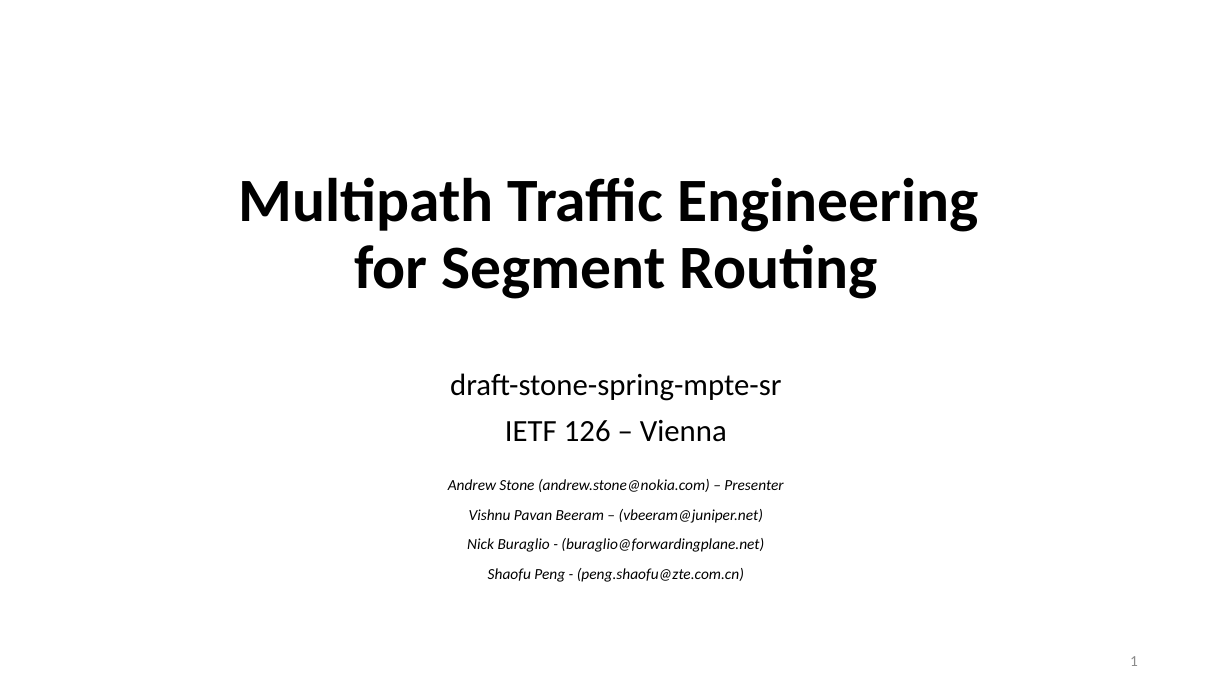
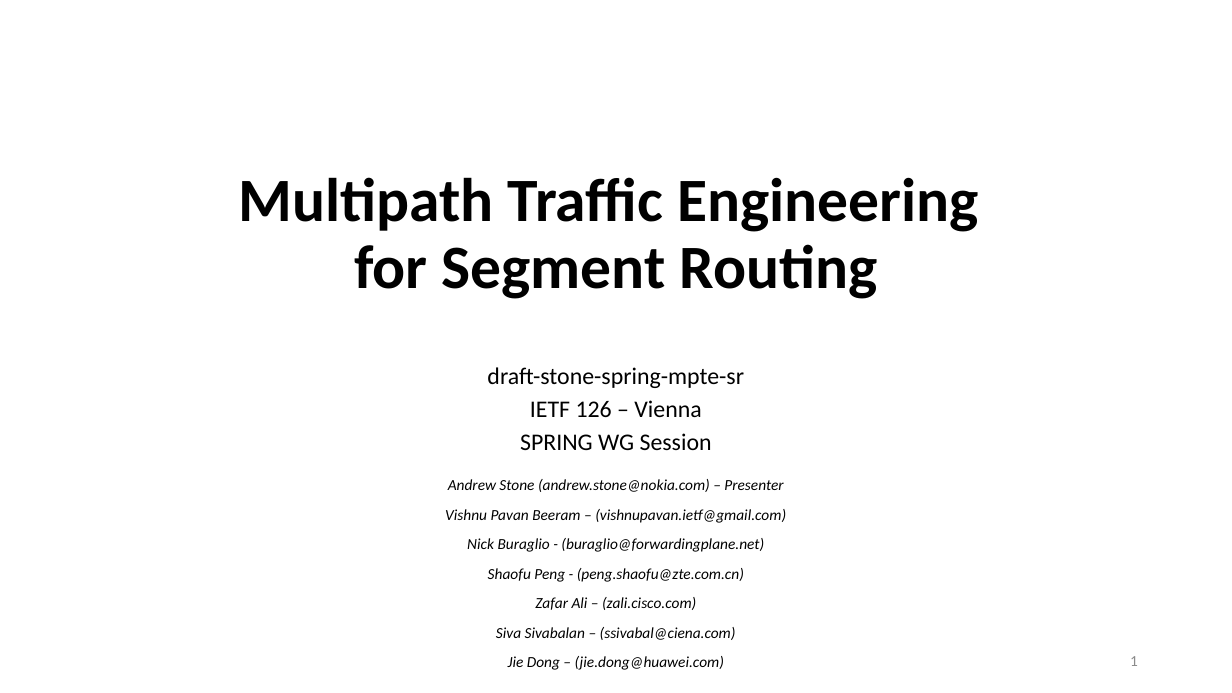
Before and after one commit to astone282/draft-stone-spring-mpte-sr, a slide deck: slide 1 of ietf126-draft-stone-spring-mpte-sr.pptx. Drawn at 1232x693 pixels with LibreOffice and Linux fonts; fonts in the diff are those of the drawing. Boxes give left, top, right and bottom in pixels: in the first picture for what was removed or moved away, otherwise in the second. Text is boxed around its words. In the diff, an @@ line names an element or a change of style, - is before the commit and + after.

```diff
--- a/ietf126-draft-stone-spring-mpte-sr.pptx
+++ b/ietf126-draft-stone-spring-mpte-sr.pptx
@@ subtitle at bbox=[487, 367, 744, 417]: size 24 to 18.6 pt in "draft-stone-spring-mpte-sr", "IETF 126 – Vienna"; line spacing 0.9 to 0.7 @@
@@ subtitle at bbox=[520, 433, 712, 450]: paragraph added @@
+SPRING WG Session
@@ text at bbox=[445, 509, 786, 523]: text changed @@
-Vishnu Pavan Beeram – (vbeeram@juniper.net)
+Vishnu Pavan Beeram – (vishnupavan.ietf@gmail.com)
@@ text at bbox=[496, 597, 736, 670]: paragraphs added @@
+Zafar Ali – (zali.cisco.com)
+Siva Sivabalan – (ssivabal@ciena.com)
+Jie Dong – (jie.dong@huawei.com)
```
Also in this commit, not shown: 1 other slide changed, 1 other file.
